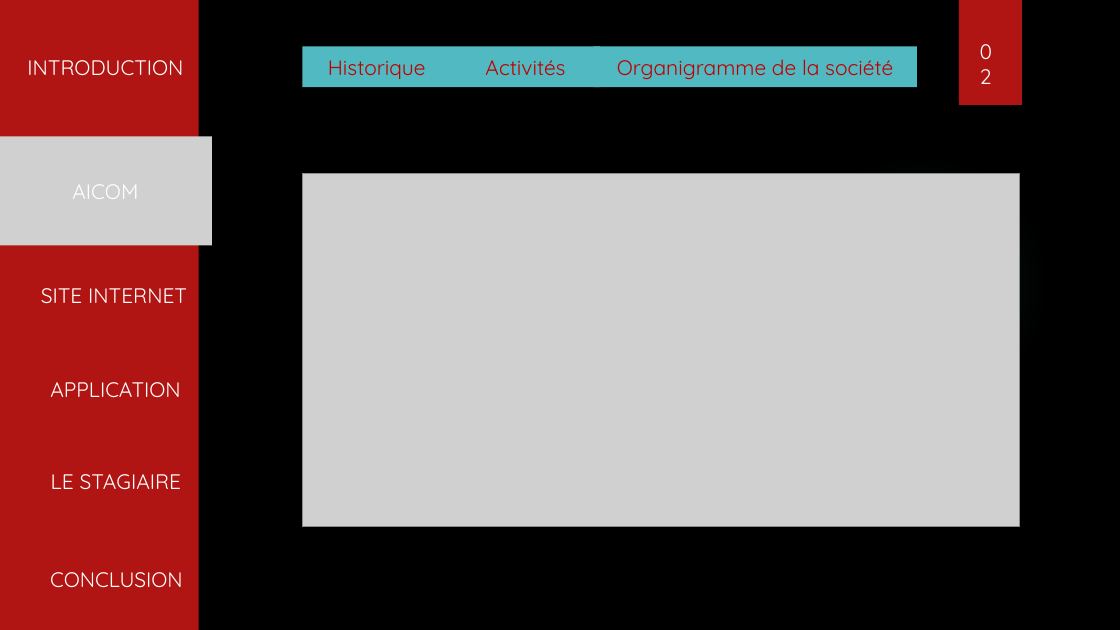
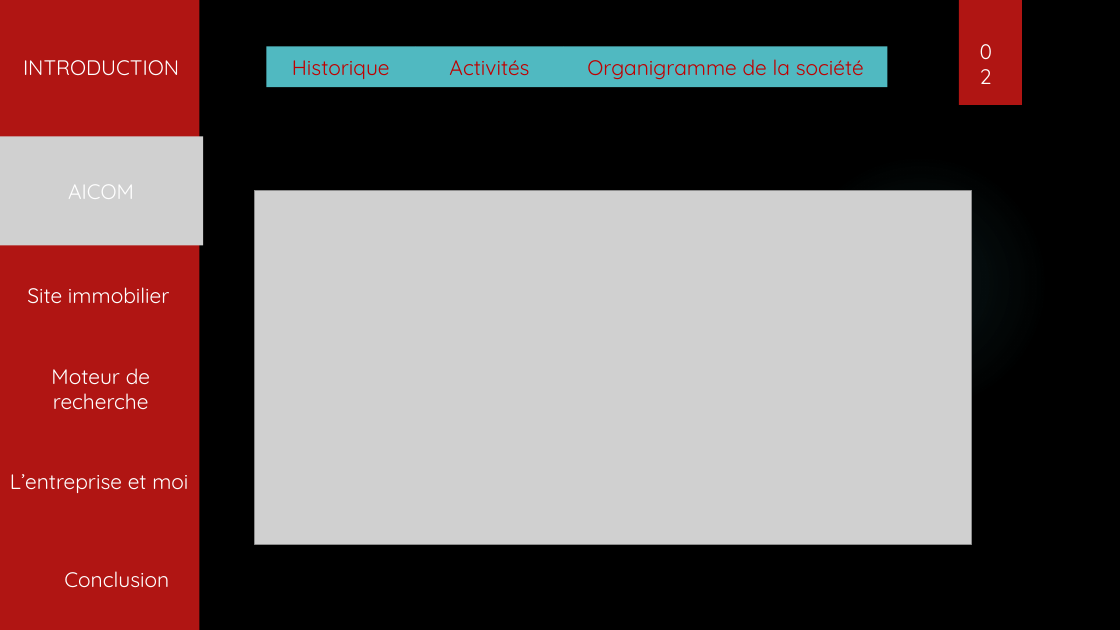
Before and after one commit to tochyvn/ma_banque_document, a slide deck: slide 5 of Aviaco france.pptx. Drawn at 1120x630 pixels with LibreOffice and Linux fonts; fonts in the diff are those of the drawing; grey boxes stand for pictures; background and template pictures are left out. Boxes give left, top, right and bottom in pixels: in the first picture for what was removed or moved away, otherwise in the second. Text is boxed around its words. In the diff, an @@ line names an element or a change of style, - is before the commit and + after.

```diff
--- a/Aviaco france.pptx
+++ b/Aviaco france.pptx
@@ text "INTRODUCTION": place and size @@
-text "INTRODUCTION" at box(27, 60, 183, 75)
+text "INTRODUCTION" at box(23, 60, 179, 76)
@@ rectangle "Historique": place and size @@
-rectangle "Historique" at box(302, 46, 451, 87)
+rectangle "Historique" at box(266, 46, 415, 87)
@@ rectangle "Activités": place and size @@
-rectangle "Activités" at box(451, 46, 600, 87)
+rectangle "Activités" at box(415, 46, 564, 87)
@@ rectangle "Organigramme de la société": place and size @@
-rectangle "Organigramme de la société" at box(593, 46, 917, 87)
+rectangle "Organigramme de la société" at box(564, 46, 887, 87)
@@ picture "AICOM": place and size @@
-picture "AICOM" at box(0, 136, 213, 245)
+picture "AICOM" at box(0, 136, 203, 245)
@@ picture: place and size @@
-picture at box(302, 173, 1020, 526)
+picture at box(255, 191, 972, 544)
@@ text at box(27, 287, 170, 303): text changed @@
-SITE INTERNET
+Site immobilier
@@ text removed at box(50, 382, 181, 397) @@
-APPLICATION
@@ text added at box(51, 368, 150, 410), 18 pt, text #FFFFFF @@
+Moteur de recherche
@@ text added at box(10, 474, 188, 493), 18 pt, text #FFFFFF @@
+L’entreprise et moi
@@ text removed at box(51, 474, 182, 490) @@
-LE STAGIAIRE
@@ text at box(64, 571, 169, 587): text changed @@
-CONCLUSION
+Conclusion
```
Also in this commit, not shown: 4 other slides changed.
